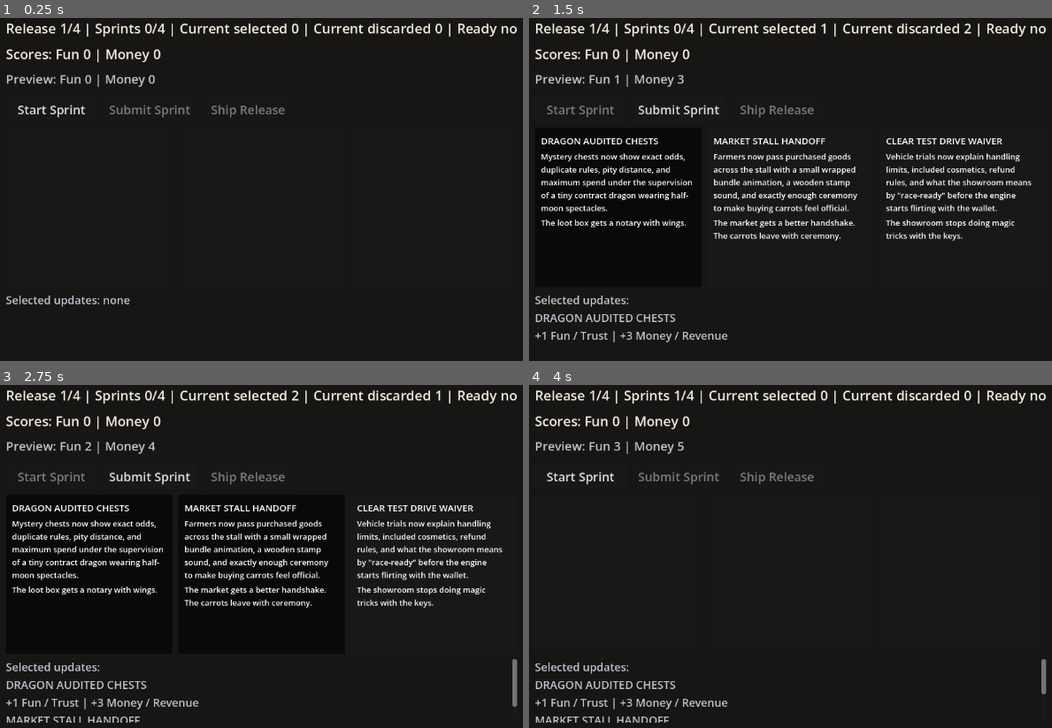
Above: before the commit, frames 1-4 (two rows, left to right).
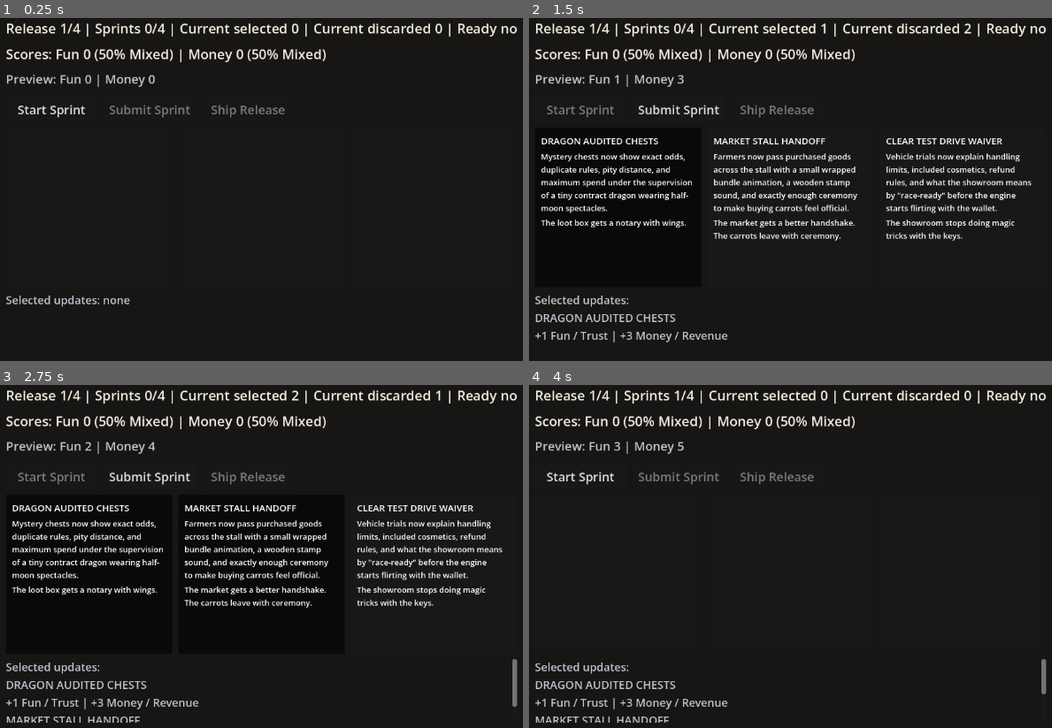
Above: after the commit, the same moments.

Repository: Josephblt/patch-notes
Game: Godot game, scene res://scenes/test_scene.tscn
The game is run twice, just before and just after one commit, with the same random seed, the same clock (stepped at 60 frames per second) and the same inputs.
Inputs (mouse positions are in pixels of both pictures, inside the frame that each line leads up to):
- Up to frame 1 (0.25 s): no input
- Up to frame 2 (1.5 s): click "Start Sprint" at 0.5 s; click (617, 206) at 1.25 s
- Up to frame 3 (2.75 s): click (261, 573) at 2 s
- Up to frame 4 (4 s): click (963, 573) at 2.75 s; click "Submit Sprint" at 3.5 s

The runs differ from the first frame. In frame 1, 0.7% of the frame differs, in the area x 18-63%, y 9-13%; in frame 2, 0.7%; in frame 3, 0.7%; in frame 4, 0.7%.

Commit message:
Add score interpretation data

Diff:
--- /dev/null
+++ b/src/data/scoring/final_results.json
@@ -0,0 +1,27 @@
+[
+  {"fun_band": "very_low", "money_band": "very_low", "title": "TOTAL WRITE-OFF", "summary": "Players left and investors found no elegant way to call that engagement."},
+  {"fun_band": "very_low", "money_band": "low", "title": "QUIET FAILURE", "summary": "The product harmed the audience and barely helped the business."},
+  {"fun_band": "very_low", "money_band": "mixed", "title": "EXTRACTIVE DRIFT", "summary": "The business survived by spending player goodwill it did not have."},
+  {"fun_band": "very_low", "money_band": "high", "title": "HOSTILE SUCCESS", "summary": "The numbers worked, provided nobody asked what happened to the players."},
+  {"fun_band": "very_low", "money_band": "very_high", "title": "WHALE FARM", "summary": "The audience collapsed into a payment funnel with excellent quarterly posture."},
+  {"fun_band": "low", "money_band": "very_low", "title": "FAILED SOFT LAUNCH", "summary": "Players were unhappy and the business case stayed imaginary."},
+  {"fun_band": "low", "money_band": "low", "title": "MANAGED DECLINE", "summary": "Every constituency received a smaller disappointment than expected."},
+  {"fun_band": "low", "money_band": "mixed", "title": "RETENTION THEATER", "summary": "The game kept enough dashboards alive to disguise how little anyone enjoyed it."},
+  {"fun_band": "low", "money_band": "high", "title": "MONETIZED RESENTMENT", "summary": "The product made money from players who increasingly sounded like witnesses."},
+  {"fun_band": "low", "money_band": "very_high", "title": "EXCELLENTLY HATED", "summary": "Investors applauded the machine while the community searched for the emergency exit."},
+  {"fun_band": "mixed", "money_band": "very_low", "title": "BELOVED BUT BROKE", "summary": "Enough players cared to mourn the business model properly."},
+  {"fun_band": "mixed", "money_band": "low", "title": "COMMUNITY PATCH", "summary": "The game had defenders, which was fortunate because revenue did not volunteer."},
+  {"fun_band": "mixed", "money_band": "mixed", "title": "STRATEGIC AMBIGUITY", "summary": "Nobody was happy enough to celebrate or angry enough to simplify the meeting."},
+  {"fun_band": "mixed", "money_band": "high", "title": "SUSTAINABLE ENOUGH", "summary": "The product found a profitable compromise and dared everyone to call it design."},
+  {"fun_band": "mixed", "money_band": "very_high", "title": "OPTIMIZED COMPROMISE", "summary": "The numbers looked wonderful if the players were kept out of the slide deck."},
+  {"fun_band": "high", "money_band": "very_low", "title": "CULT CLASSIC", "summary": "Players loved it with the financial intensity of a handwritten thank-you note."},
+  {"fun_band": "high", "money_band": "low", "title": "GOOD GAME, BAD BUSINESS", "summary": "The update path created real affection and very few reasons for finance to smile."},
+  {"fun_band": "high", "money_band": "mixed", "title": "RESPECTABLE MIRACLE", "summary": "The game became good enough that the business had to pretend this was planned."},
+  {"fun_band": "high", "money_band": "high", "title": "ACTUAL PRODUCT MARKET FIT", "summary": "For one dangerous moment, progress served both the audience and the spreadsheet."},
+  {"fun_band": "high", "money_band": "very_high", "title": "GOLDEN PATCH CYCLE", "summary": "Players stayed, money moved, and leadership became briefly insufferable."},
+  {"fun_band": "very_high", "money_band": "very_low", "title": "ARTISTIC BANKRUPTCY", "summary": "The game became beautiful in precisely the way creditors dislike."},
+  {"fun_band": "very_high", "money_band": "low", "title": "PLAYER SANCTUARY", "summary": "The community found a home and the business found a polite way to panic."},
+  {"fun_band": "very_high", "money_band": "mixed", "title": "GOODWILL ENGINE", "summary": "Players trusted the game enough to keep it alive while revenue tried to catch up."},
+  {"fun_band": "very_high", "money_band": "high", "title": "RARE ALIGNMENT", "summary": "The product respected players and still found money on purpose."},
+  {"fun_band": "very_high", "money_band": "very_high", "title": "IMPOSSIBLY HEALTHY", "summary": "The game made everyone happy, creating suspicion among experienced producers."}
+]
--- /dev/null
+++ b/src/data/scoring/final_score_bands.json
@@ -0,0 +1,32 @@
+[
+  {
+    "uid": "very_low",
+    "display_name": "Very Low",
+    "min_score": 0,
+    "max_score": 19
+  },
+  {
+    "uid": "low",
+    "display_name": "Low",
+    "min_score": 20,
+    "max_score": 39
+  },
+  {
+    "uid": "mixed",
+    "display_name": "Mixed",
+    "min_score": 40,
+    "max_score": 59
+  },
+  {
+    "uid": "high",
+    "display_name": "High",
+    "min_score": 60,
+    "max_score": 79
+  },
+  {
+    "uid": "very_high",
+    "display_name": "Very High",
+    "min_score": 80,
+    "max_score": 100
+  }
+]
--- /dev/null
+++ b/src/data/scoring/release_updates.json
@@ -0,0 +1,27 @@
+[
+  {"fun_band": "very_low", "money_band": "very_low", "title": "BAD RELEASE", "summary": "The release damaged player value and business value at the same time."},
+  {"fun_band": "very_low", "money_band": "low", "title": "PLAYER DAMAGE", "summary": "Players paid the larger cost, while the business barely received compensation."},
+  {"fun_band": "very_low", "money_band": "mixed", "title": "AUDIENCE COST", "summary": "The release leaned against Fun without producing a clear business win."},
+  {"fun_band": "very_low", "money_band": "high", "title": "BUSINESS FAVOR", "summary": "The update traded a visible amount of player value for stronger commercial movement."},
+  {"fun_band": "very_low", "money_band": "very_high", "title": "HARD MONETIZATION TURN", "summary": "The release made an aggressive business gain by pushing player value down hard."},
+  {"fun_band": "low", "money_band": "very_low", "title": "COMMERCIAL DAMAGE", "summary": "The business side took the larger hit and players did not receive much in exchange."},
+  {"fun_band": "low", "money_band": "low", "title": "WEAK PATCH", "summary": "The release moved both scores down without a useful tradeoff."},
+  {"fun_band": "low", "money_band": "mixed", "title": "SMALL PLAYER COST", "summary": "The release hurt Fun slightly while leaving Money mostly undecided."},
+  {"fun_band": "low", "money_band": "high", "title": "CLEAN BUSINESS TRADE", "summary": "The release gave Money a clear lift while shaving value away from players."},
+  {"fun_band": "low", "money_band": "very_high", "title": "INVESTOR PATCH", "summary": "The business win was strong enough to make the player cost look intentional."},
+  {"fun_band": "mixed", "money_band": "very_low", "title": "EXPENSIVE NEUTRALITY", "summary": "Fun barely moved while Money took a serious hit."},
+  {"fun_band": "mixed", "money_band": "low", "title": "BUSINESS SLIPPAGE", "summary": "The release stayed roughly neutral for players and weaker for Money."},
+  {"fun_band": "mixed", "money_band": "mixed", "title": "NEUTRAL PATCH", "summary": "The release changed the product without strongly moving either score."},
+  {"fun_band": "mixed", "money_band": "high", "title": "MODEST BUSINESS WIN", "summary": "Money improved while Fun stayed mostly stable."},
+  {"fun_band": "mixed", "money_band": "very_high", "title": "STRONG COMMERCIAL PATCH", "summary": "Money jumped while Fun avoided becoming the central incident."},
+  {"fun_band": "high", "money_band": "very_low", "title": "PLAYER FAVOR", "summary": "The release helped players clearly and damaged the business case."},
+  {"fun_band": "high", "money_band": "low", "title": "DESIGN TRADE", "summary": "Fun improved at a measurable business cost."},
+  {"fun_band": "high", "money_band": "mixed", "title": "MODEST PLAYER WIN", "summary": "Players gained value while Money stayed mostly stable."},
+  {"fun_band": "high", "money_band": "high", "title": "GOOD RELEASE", "summary": "The release improved both player value and business value."},
+  {"fun_band": "high", "money_band": "very_high", "title": "COMMERCIAL BREAKOUT", "summary": "Money rose sharply while Fun also improved."},
+  {"fun_band": "very_high", "money_band": "very_low", "title": "PLAYER RESCUE", "summary": "The release strongly helped players while throwing the business side under the meeting table."},
+  {"fun_band": "very_high", "money_band": "low", "title": "GOODWILL PURCHASE", "summary": "The release bought a major Fun gain with a clear Money cost."},
+  {"fun_band": "very_high", "money_band": "mixed", "title": "STRONG PLAYER PATCH", "summary": "Fun jumped while Money stayed broadly intact."},
+  {"fun_band": "very_high", "money_band": "high", "title": "PLAYER-LED WIN", "summary": "Fun rose sharply and Money came along respectably."},
+  {"fun_band": "very_high", "money_band": "very_high", "title": "RARE CLEAN WIN", "summary": "The release delivered a major gain to both scores."}
+]
--- /dev/null
+++ b/src/scripts/models/scoring/score_band.gd
@@ -0,0 +1,32 @@
+class_name ScoreBand
+extends RefCounted
+
+
+var uid: String
+var display_name: String
+var min_score: int
+var max_score: int
+
+
+func _init(
+	band_uid: String,
+	band_display_name: String,
+	band_min_score: int,
+	band_max_score: int
+) -> void:
+	uid = band_uid
+	display_name = band_display_name
+	min_score = band_min_score
+	max_score = band_max_score
+
+
+func contains(score: int) -> bool:
+	return score >= min_score and score <= max_score
+
+
+func get_uid() -> String:
+	return uid
+
+
+func get_display_name() -> String:
+	return display_name
--- /dev/null
+++ b/src/scripts/models/scoring/score_interpreter.gd
@@ -0,0 +1,170 @@
+class_name ScoreInterpreter
+extends RefCounted
+
+
+const FINAL_MIN_RAW_SCORE: int = -96
+const FINAL_MAX_RAW_SCORE: int = 96
+const RELEASE_MIN_RAW_DELTA: int = -36
+const RELEASE_MAX_RAW_DELTA: int = 36
+const DEFAULT_SCORE_BANDS_PATH: String = "res://data/scoring/final_score_bands.json"
+const DEFAULT_FINAL_RESULTS_PATH: String = "res://data/scoring/final_results.json"
+const DEFAULT_RELEASE_UPDATES_PATH: String = "res://data/scoring/release_updates.json"
+
+var _score_bands: Array[ScoreBand]
+var _final_results: Array[Dictionary]
+var _release_updates: Array[Dictionary]
+
+
+func _init(
+	score_bands: Array[ScoreBand] = [],
+	final_results: Array[Dictionary] = [],
+	release_updates: Array[Dictionary] = []
+) -> void:
+	_score_bands = score_bands.duplicate()
+	_final_results = final_results.duplicate()
+	_release_updates = release_updates.duplicate()
+
+
+static func load_default() -> ScoreInterpreter:
+	return ScoreInterpreter.new(
+		_load_score_bands(DEFAULT_SCORE_BANDS_PATH),
+		_load_dictionary_array(DEFAULT_FINAL_RESULTS_PATH),
+		_load_dictionary_array(DEFAULT_RELEASE_UPDATES_PATH)
+	)
+
+
+func evaluate_final_scores(fun_raw_score: int, money_raw_score: int) -> Dictionary:
+	var fun_normalized: int = normalize(
+		fun_raw_score,
+		FINAL_MIN_RAW_SCORE,
+		FINAL_MAX_RAW_SCORE
+	)
+	var money_normalized: int = normalize(
+		money_raw_score,
+		FINAL_MIN_RAW_SCORE,
+		FINAL_MAX_RAW_SCORE
+	)
+	var fun_band: ScoreBand = get_band(fun_normalized)
+	var money_band: ScoreBand = get_band(money_normalized)
+
+	return {
+		"fun_raw_score": fun_raw_score,
+		"money_raw_score": money_raw_score,
+		"fun_normalized_score": fun_normalized,
+		"money_normalized_score": money_normalized,
+		"fun_band": fun_band,
+		"money_band": money_band,
+		"result": _find_result(_final_results, fun_band, money_band),
+	}
+
+
+func evaluate_release_delta(fun_raw_delta: int, money_raw_delta: int) -> Dictionary:
+	var fun_normalized: int = normalize(
+		fun_raw_delta,
+		RELEASE_MIN_RAW_DELTA,
+		RELEASE_MAX_RAW_DELTA
+	)
+	var money_normalized: int = normalize(
+		money_raw_delta,
+		RELEASE_MIN_RAW_DELTA,
+		RELEASE_MAX_RAW_DELTA
+	)
+	var fun_band: ScoreBand = get_band(fun_normalized)
+	var money_band: ScoreBand = get_band(money_normalized)
+
+	return {
+		"fun_raw_delta": fun_raw_delta,
+		"money_raw_delta": money_raw_delta,
+		"fun_normalized_delta": fun_normalized,
+		"money_normalized_delta": money_normalized,
+		"fun_band": fun_band,
+		"money_band": money_band,
+		"update": _find_result(_release_updates, fun_band, money_band),
+	}
+
+
+func normalize(raw_score: int, min_raw_score: int, max_raw_score: int) -> int:
+	var clamped_score: int = clampi(raw_score, min_raw_score, max_raw_score)
+	var raw_range: int = max_raw_score - min_raw_score
+
+	if raw_range <= 0:
+		return 0
+
+	return int(round((float(clamped_score - min_raw_score) / float(raw_range)) * 100.0))
+
+
+func get_band(normalized_score: int) -> ScoreBand:
+	var clamped_score: int = clampi(normalized_score, 0, 100)
+
+	for score_band: ScoreBand in _score_bands:
+		if score_band.contains(clamped_score):
+			return score_band
+
+	return null
+
+
+func _find_result(
+	results: Array[Dictionary],
+	fun_band: ScoreBand,
+	money_band: ScoreBand
+) -> Dictionary:
+	if fun_band == null or money_band == null:
+		return {}
+
+	for result: Dictionary in results:
+		if (
+			result.get("fun_band", "") == fun_band.get_uid()
+			and result.get("money_band", "") == money_band.get_uid()
+		):
+			return result.duplicate()
+
+	return {}
+
+
+static func _load_score_bands(path: String) -> Array[ScoreBand]:
+	var raw_bands: Array[Dictionary] = _load_dictionary_array(path)
+	var score_bands: Array[ScoreBand] = []
+
+	for raw_band: Dictionary in raw_bands:
+		score_bands.append(ScoreBand.new(
+			raw_band.get("uid", ""),
+			raw_band.get("display_name", ""),
+			raw_band.get("min_score", 0),
+			raw_band.get("max_score", 0)
+		))
+
+	return score_bands
+
+
+static func _load_dictionary_array(path: String) -> Array[Dictionary]:
+	var file: FileAccess = FileAccess.open(path, FileAccess.READ)
+	var dictionaries: Array[Dictionary] = []
+
+	if file == null:
+		push_error("Could not open scoring JSON file: %s" % path)
+		return dictionaries
+
+	var json: JSON = JSON.new()
+	var parse_result: Error = json.parse(file.get_as_text())
+
+	if parse_result != OK:
+		push_error("Could not parse scoring JSON file: %s. %s" % [
+			path,
+			json.get_error_message(),
+		])
+		return dictionaries
+
+	if not json.data is Array:
+		push_error("Scoring JSON root must be an array: %s" % path)
+		return dictionaries
+
+	var items: Array = json.data as Array
+
+	for item: Variant in items:
+		if not item is Dictionary:
+			push_error("Scoring JSON item must be an object: %s" % path)
+			continue
+
+		dictionaries.append(item as Dictionary)
+
+	return dictionaries
--- a/src/scripts/test_scene.gd
+++ b/src/scripts/test_scene.gd
@@ -12,8 +12,10 @@
 var score_trees: Array[ScoreTree] = []
 var feature_deck: FeatureDeck
 var game_run: GameRun
+var score_interpreter: ScoreInterpreter
 var current_sprint: Sprint
 var current_sprint_cards: Array[FeatureCard] = []
+var last_release_update_text: String = ""
 var card_buttons: Array[Button] = []
 var card_title_labels: Array[Label] = []
 var card_description_labels: Array[Label] = []
@@ -33,6 +35,7 @@
 	feature_deck = FeatureDeckBuilder.build(score_trees)
 	feature_deck.shuffle()
 	game_run = GameRun.new(feature_deck, score_trees)
+	score_interpreter = ScoreInterpreter.load_default()
 	card_buttons = [
 		$MarginContainer/RunScroll/VBoxContainer/CardButtonContainer/CardButton1,
 		$MarginContainer/RunScroll/VBoxContainer/CardButtonContainer/CardButton2,
@@ -66,6 +69,7 @@
 
 func _on_start_sprint_button_pressed() -> void:
 	current_sprint = game_run.start_sprint()
+	last_release_update_text = ""
 
 	if current_sprint == null:
 		_render_state()
@@ -111,10 +115,17 @@
 	if release == null:
 		return
 
+	var previous_fun_score: int = _get_score_by_tree_name("Fun")
+	var previous_money_score: int = _get_score_by_tree_name("Money")
+
 	if not game_run.ship_current_release():
 		_render_state()
 		return
 
+	last_release_update_text = _format_release_update(
+		_get_score_by_tree_name("Fun") - previous_fun_score,
+		_get_score_by_tree_name("Money") - previous_money_score
+	)
 	_render_state()
 
 
@@ -124,7 +135,7 @@
 	if release == null:
 		state_label.text = "Run complete."
 		score_label.text = "Scores: %s" % _format_scores()
-		preview_label.text = "Preview: %s" % _format_preview_scores()
+		preview_label.text = _format_final_result()
 		selected_effects_label.text = _format_selected_updates()
 		start_sprint_button.disabled = true
 		submit_sprint_button.disabled = true
@@ -149,7 +160,7 @@
 		_format_bool(release.is_ready_to_ship()),
 	]
 	score_label.text = "Scores: %s" % _format_scores()
-	preview_label.text = "Preview: %s" % _format_preview_scores()
+	preview_label.text = _format_status_detail()
 	selected_effects_label.text = _format_selected_updates()
 
 	start_sprint_button.disabled = current_sprint != null or release.is_ready_to_ship()
@@ -239,9 +250,19 @@
 		if not output.is_empty():
 			output += " | "
 
-		output += "%s %d" % [
+		var raw_score: int = game_run.get_score(score_tree.get_uid())
+		var normalized_score: int = score_interpreter.normalize(
+			raw_score,
+			ScoreInterpreter.FINAL_MIN_RAW_SCORE,
+			ScoreInterpreter.FINAL_MAX_RAW_SCORE
+		)
+		var score_band: ScoreBand = score_interpreter.get_band(normalized_score)
+
+		output += "%s %d (%d%% %s)" % [
 			score_tree.get_display_name(),
-			game_run.get_score(score_tree.get_uid()),
+			raw_score,
+			normalized_score,
+			_format_score_band(score_band),
 		]
 
 	return output
@@ -260,6 +281,41 @@
 		]
 
 	return output
+
+
+func _format_status_detail() -> String:
+	if not last_release_update_text.is_empty():
+		return last_release_update_text
+
+	return "Preview: %s" % _format_preview_scores()
+
+
+func _format_release_update(fun_delta: int, money_delta: int) -> String:
+	var release_update: Dictionary = score_interpreter.evaluate_release_delta(
+		fun_delta,
+		money_delta
+	)
+	var update_data: Dictionary = release_update.get("update", {})
+
+	return "Release update: %s | Fun %s | Money %s\n%s" % [
+		update_data.get("title", "Unclassified Release"),
+		_format_signed_points(fun_delta),
+		_format_signed_points(money_delta),
+		update_data.get("summary", ""),
+	]
+
+
+func _format_final_result() -> String:
+	var final_result: Dictionary = score_interpreter.evaluate_final_scores(
+		_get_score_by_tree_name("Fun"),
+		_get_score_by_tree_name("Money")
+	)
+	var result_data: Dictionary = final_result.get("result", {})
+
+	return "Final result: %s\n%s" % [
+		result_data.get("title", "Unclassified Result"),
+		result_data.get("summary", ""),
+	]
 
 
 func _format_selected_updates() -> String:
@@ -329,6 +385,14 @@
 	return null
 
 
+func _get_score_by_tree_name(tree_name: String) -> int:
+	for score_tree: ScoreTree in score_trees:
+		if score_tree.get_display_name() == tree_name:
+			return game_run.get_score(score_tree.get_uid())
+
+	return 0
+
+
 func _format_signed_points(points: int) -> String:
 	if points >= 0:
 		return "+%d" % points
@@ -336,6 +400,13 @@
 	return "%d" % points
 
 
+func _format_score_band(score_band: ScoreBand) -> String:
+	if score_band == null:
+		return "Unbanded"
+
+	return score_band.get_display_name()
+
+
 func _calculate_effect_points(score_tree: ScoreTree, effect: FeatureEffect) -> int:
 	var impact: int = 1
 
Not shown, changed: GAME_DESIGN_DOCUMENT.md
